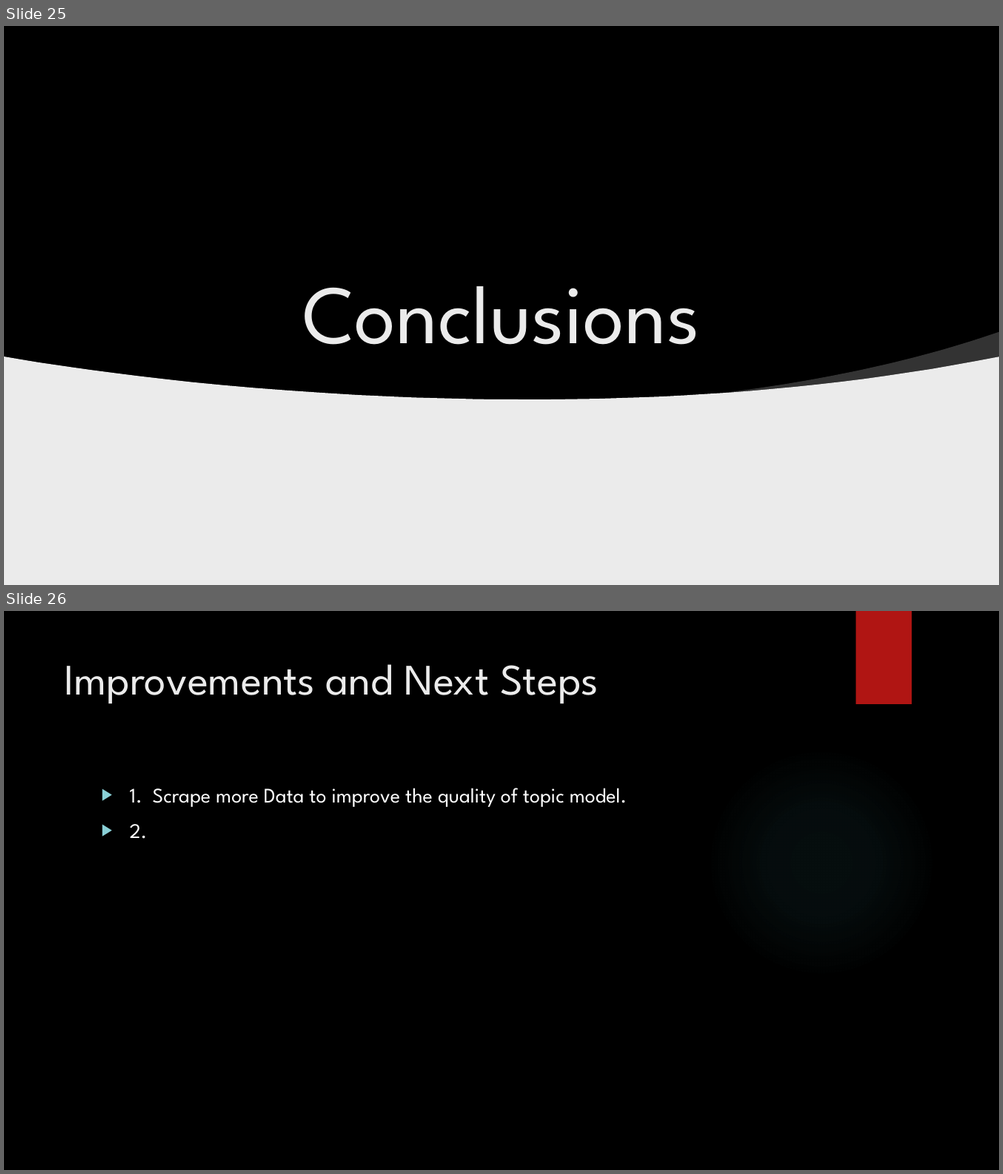
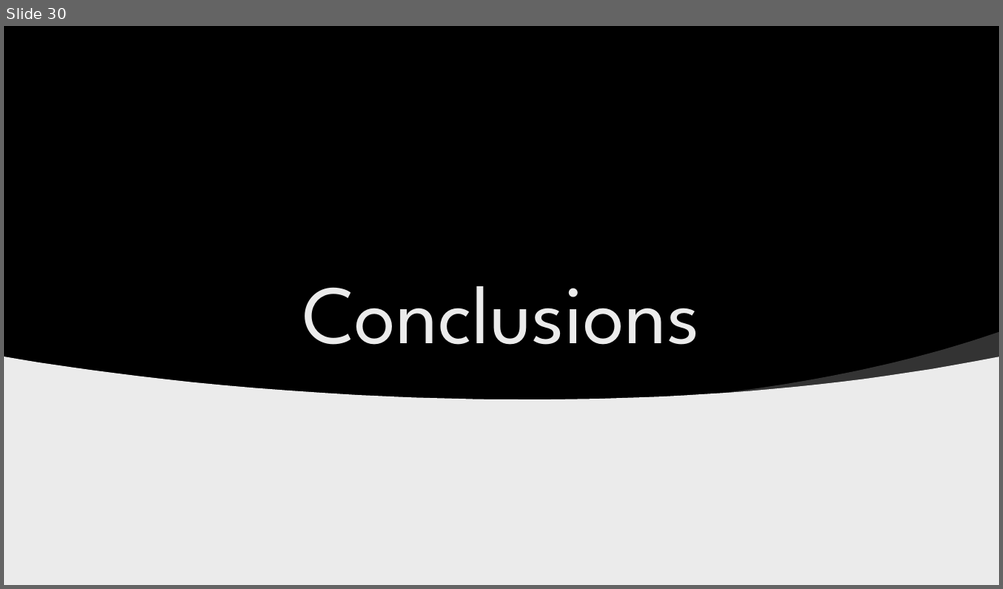
Before and after one commit to ayan1995/Thinkful, a slide deck: Bootcamp/Final Capstone Opinion Mining/Opinion Mining Presentation.pptx. Shown one above the other, each under a label of ours: slides 25 and 26 before the commit, slide 30 after it. The pictures are 1003x1174 and 1003x589 pixels, drawn with LibreOffice and Linux fonts; fonts in the diff are those of the drawing; grey boxes stand for pictures; background and template pictures are left out. Boxes give left, top, right and bottom in pixels: in the first picture for what was removed or moved away, otherwise in the second. Text is boxed around its words. In the diff, an @@ line names an element or a change of style, - is before the commit and + after.

```diff
--- a/Bootcamp/Final Capstone Opinion Mining/Opinion Mining Presentation.pptx
+++ b/Bootcamp/Final Capstone Opinion Mining/Opinion Mining Presentation.pptx
@@ slide 26 removed at (4,611,999,1170), background picture (left out) @@
@@ rectangle removed at (855,611,911,704) @@
@@ title removed at (64,664,598,704) @@
-Improvements and Next Steps
@@ ellipse removed at (706,748,936,977) @@
@@ text removed at (130,788,627,839) @@
-▶ 1. Scrape more Data to improve the quality of topic model.
-▶ 2.
@@ what was slide 25 is now slide 30 @@
```
Also in this commit, not shown: 3 slides changed, 8 slides added, 1 other slide removed, 28 other files.
